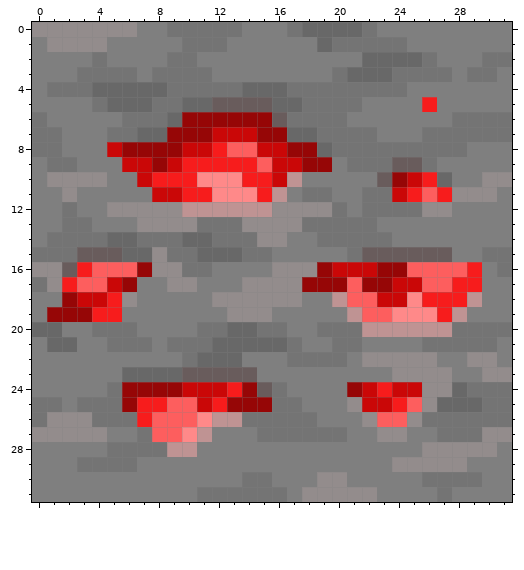
Pixel-art sprite: textures/blocks/redstone_ore.png. That is the earlier state.
The file is 32x32 pixels. Colours within 5 levels of each other are drawn and written as one.
Now the later version:
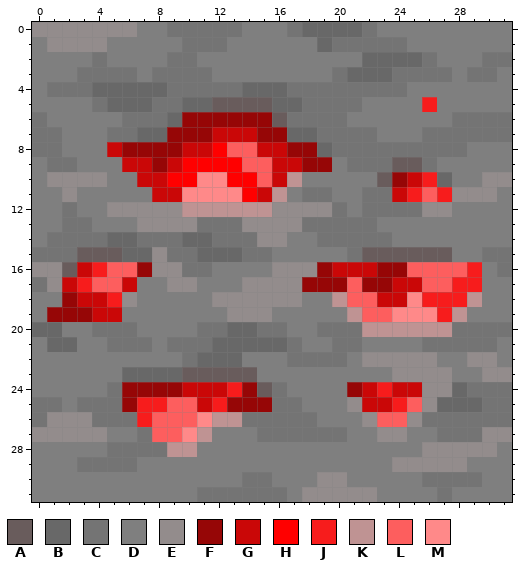
Palette (. is transparent): A #695c5c  B #686868  C #747474  D #7f7f7f  E #938c8c  F #960606  G #ca0707  H #ff0000  J #f71c1c  K #bf9393  L #fd5e5e  M #ff8989
Message: [#624] - Authors: Evorp
Changes in this commit:
The edit turns colour F into colour G in row 17 at x 6.
The edit turns colour J into colour G in row 10 at x 8; in row 11 at x 15; in row 16 at x 3; in row 17 at x 2; in row 19 at x 4 to 5.
The edit turns colour J into colour H in row 8 at x 12; in row 9 at x 10 to 13; in row 10 at x 9 to 10 and 14.
The edit turns colour M into colour H in row 10 at x 13; in row 11 at x 14.
The edit turns colour L into colour J in row 16 at x 4; in row 17 at x 3.
The edit turns colour G into colour L in row 17 at x 5.
The edit turns colour J into colour L in row 9 at x 14; in row 10 at x 15.
The edit turns colour J into colour M in row 11 at x 10 to 11.
Changed places in both pictures, as pixel boxes (x1, y1, x2, y2):
changed: (152, 142, 272, 202)
changed: (62, 262, 137, 322)
